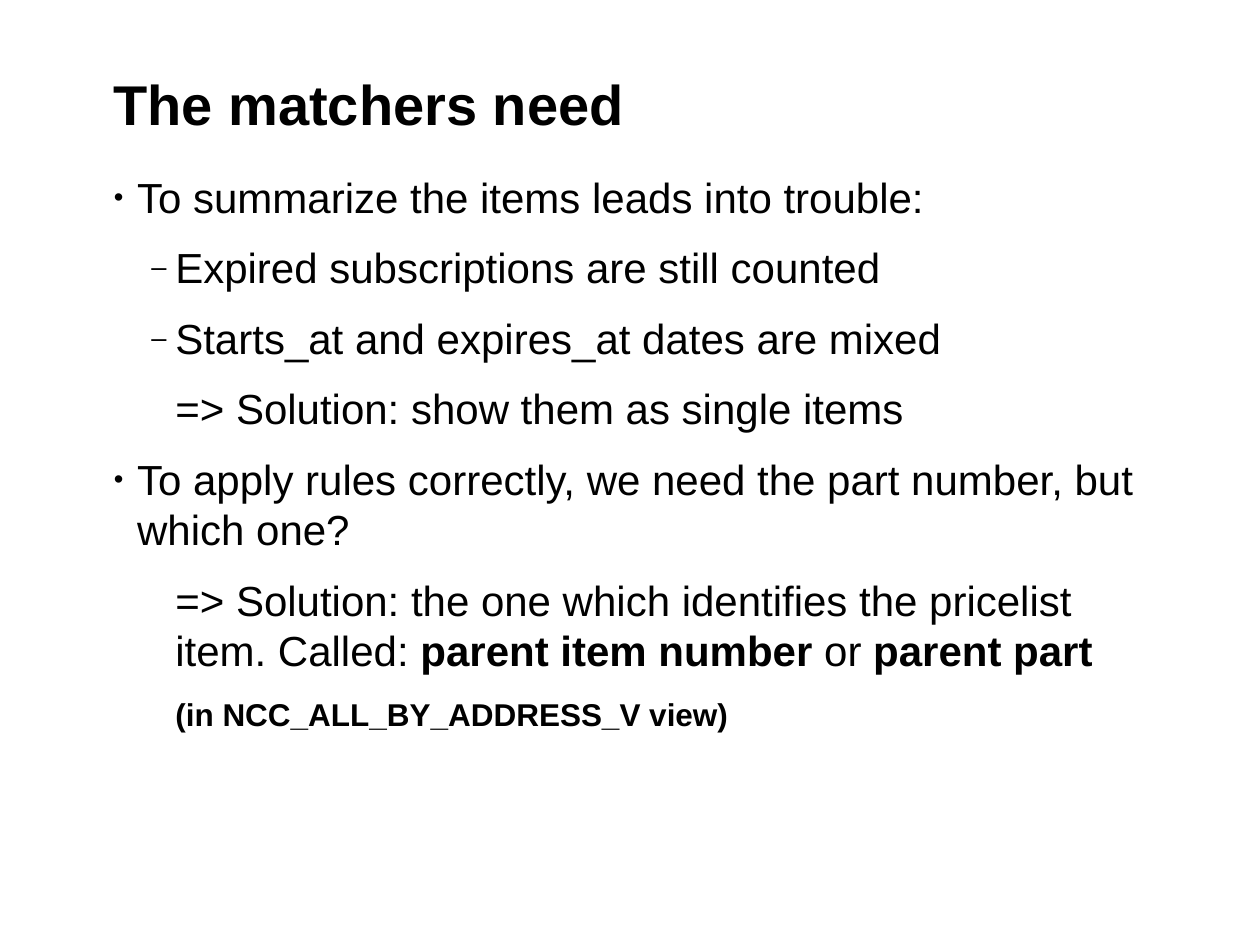
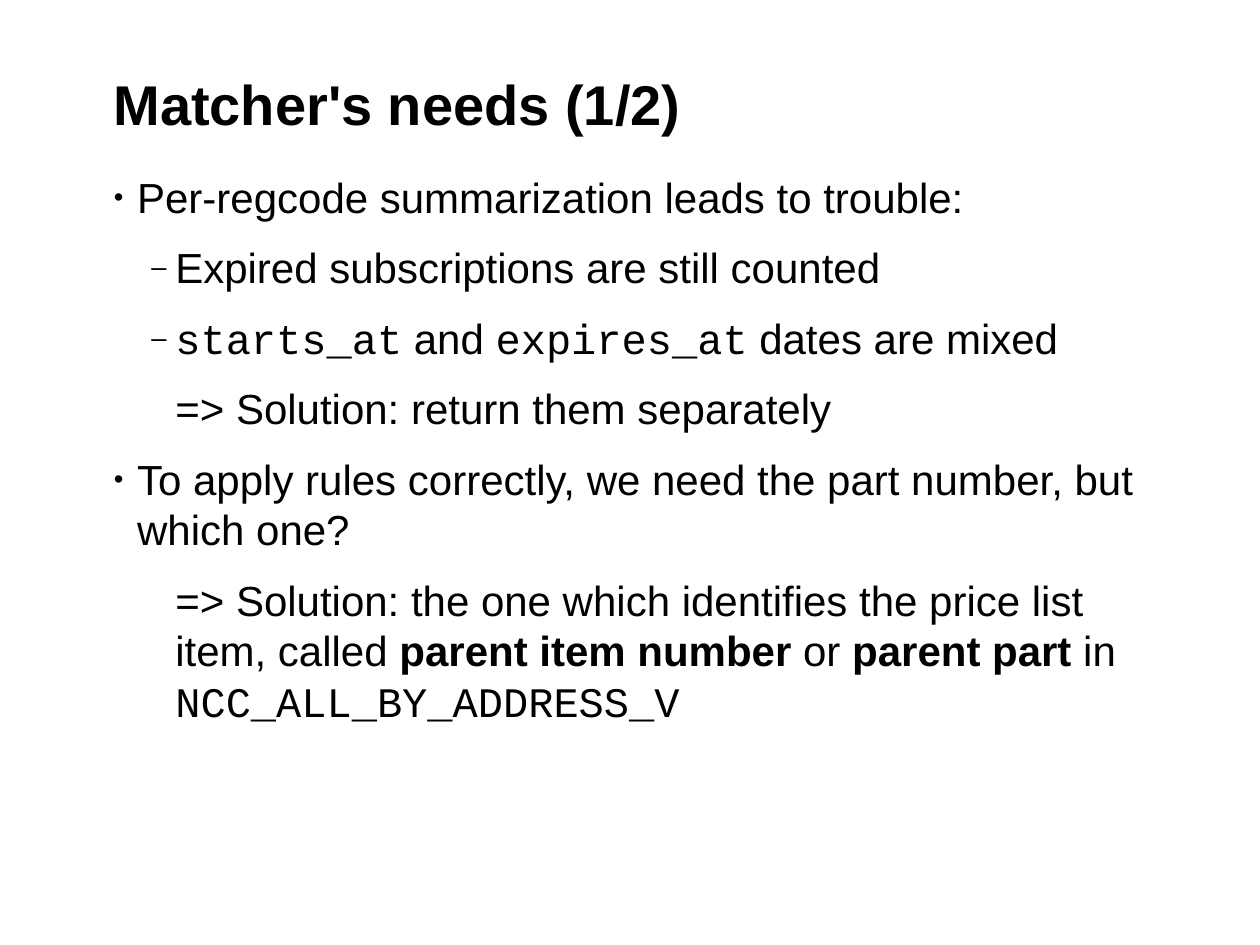
Before and after one commit to hustodemon/subscription-matcher, a slide deck: slide 13 of doc/SubscriptionCounting.odp. Drawn at 1260x945 pixels with LibreOffice and Linux fonts; fonts in the diff are those of the drawing; background and template pictures are left out. Boxes give left, top, right and bottom in pixels: in the first picture for what was removed or moved away, otherwise in the second. Text is boxed around its words. In the diff, an @@ line names an element or a change of style, - is before the commit and + after.

```diff
--- a/doc/SubscriptionCounting.odp
+++ b/doc/SubscriptionCounting.odp
@@ title at <box>113,84,680,136</box>: text changed @@
-The matchers need
+Matcher's needs (1/2)
@@ text at <box>137,182,963,221</box>: text changed @@
-• To summarize the items leads into trouble:
+• Per-regcode summarization leads to trouble:
@@ text at <box>175,323,1058,433</box>: text changed @@
-  ‒ Starts_at and expires_at dates are mixed
-  => Solution: show them as single items
+  ‒ starts_at and expires_at dates are mixed
+  => Solution: return them separately
@@ text at <box>175,585,1116,722</box>: text changed @@
-  => Solution: the one which identifies the pricelist item. Called: parent item number or parent part
-  (in NCC_ALL_BY_ADDRESS_V view)
+  => Solution: the one which identifies the price list item, called parent item number or parent part in NCC_ALL_BY_ADDRESS_V
```
Also in this commit, not shown: 16 other slides changed, 2 slides added, 1 slide removed.
